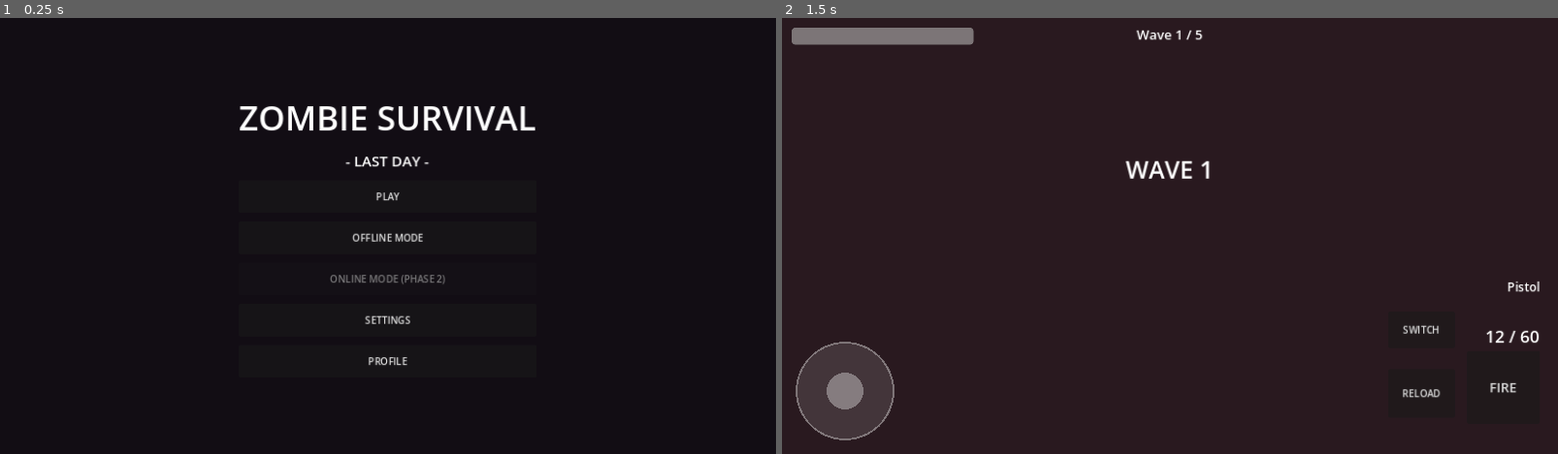
Above: before the commit, frames 1-2 (left to right).
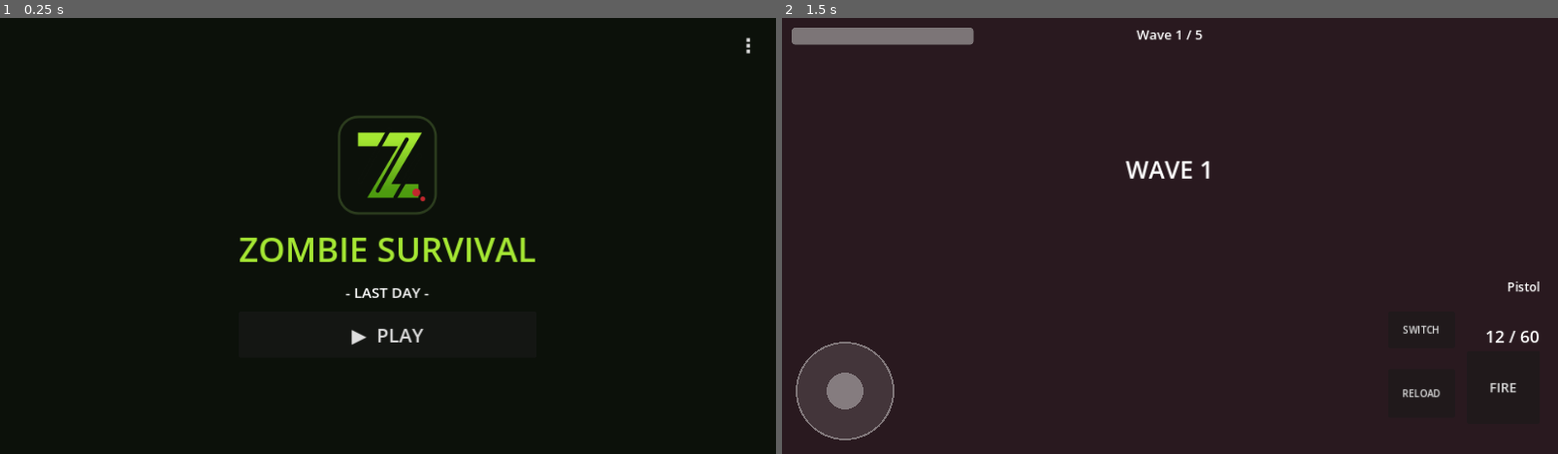
Above: after the commit, the same moments.

Repository: yousafj-dev/zombie-survival-game
Game: Godot game, scene res://scenes/main_menu.tscn
The game is run twice, just before and just after one commit, with the same random seed, the same clock (stepped at 60 frames per second) and the same inputs.
Inputs (mouse positions are in pixels of both pictures, inside the frame that each line leads up to):
- Up to frame 1 (0.25 s): no input
- Up to frame 2 (1.5 s): click (1526, 44) at 0.5 s, where only the run after the commit has a clickable "⋮"; click "OFFLINE MODE" (after the commit: "▶ PLAY") at 1.25 s

The runs differ from the first frame. In frame 1, 3.8% of the frame differs, in the area x 30-97%, y 4-80%; in frame 2, nothing differs.
Error after the commit: Invalid access to property or key 'pressed' on a base object of type 'null instance'. (res://scripts/main_menu.gd:21)

Commit message:
Menu: logo + big PLAY button; Settings/Profile/Online moved into top-right 3-dot menu

Diff:
--- a/scenes/main_menu.tscn
+++ b/scenes/main_menu.tscn
@@ -1,6 +1,7 @@
-[gd_scene load_steps=2 format=3]
+[gd_scene load_steps=3 format=3]
 
 [ext_resource type="Script" path="res://scripts/main_menu.gd" id="1"]
+[ext_resource type="Texture2D" path="res://icon.svg" id="2"]
 
 [node name="MainMenu" type="Control"]
 layout_mode = 3
@@ -18,7 +19,29 @@
 anchor_bottom = 1.0
 grow_horizontal = 2
 grow_vertical = 2
-color = Color(0.07, 0.05, 0.08, 1)
+color = Color(0.047, 0.067, 0.039, 1)
+
+[node name="OptionsMenu" type="MenuButton" parent="."]
+layout_mode = 1
+anchor_left = 1.0
+anchor_right = 1.0
+offset_left = -76.0
+offset_top = 16.0
+offset_right = -16.0
+offset_bottom = 76.0
+grow_horizontal = 0
+theme_override_font_sizes/font_size = 32
+text = "⋮"
+item_count = 4
+popup/item_0/text = "Offline Mode"
+popup/item_0/id = 0
+popup/item_1/text = "Settings"
+popup/item_1/id = 1
+popup/item_2/text = "Profile"
+popup/item_2/id = 2
+popup/item_3/text = "Online Mode (Phase 2)"
+popup/item_3/disabled = true
+popup/item_3/id = 3
 
 [node name="Center" type="CenterContainer" parent="."]
 layout_mode = 1
@@ -32,8 +55,17 @@
 layout_mode = 2
 theme_override_constants/separation = 14
 
+[node name="Logo" type="TextureRect" parent="Center/VBox"]
+custom_minimum_size = Vector2(170, 170)
+layout_mode = 2
+size_flags_horizontal = 4
+texture = ExtResource("2")
+expand_mode = 1
+stretch_mode = 5
+
 [node name="Title" type="Label" parent="Center/VBox"]
 layout_mode = 2
+theme_override_colors/font_color = Color(0.65, 0.91, 0.2, 1)
 theme_override_font_sizes/font_size = 56
 text = "ZOMBIE SURVIVAL"
 horizontal_alignment = 1
@@ -45,30 +77,10 @@
 horizontal_alignment = 1
 
 [node name="PlayButton" type="Button" parent="Center/VBox"]
-custom_minimum_size = Vector2(320, 54)
-layout_mode = 2
-text = "PLAY"
-
-[node name="OfflineButton" type="Button" parent="Center/VBox"]
-custom_minimum_size = Vector2(320, 54)
-layout_mode = 2
-text = "OFFLINE MODE"
-
-[node name="OnlineButton" type="Button" parent="Center/VBox"]
-custom_minimum_size = Vector2(320, 54)
-layout_mode = 2
-disabled = true
-text = "ONLINE MODE (PHASE 2)"
-
-[node name="SettingsButton" type="Button" parent="Center/VBox"]
-custom_minimum_size = Vector2(320, 54)
-layout_mode = 2
-text = "SETTINGS"
-
-[node name="ProfileButton" type="Button" parent="Center/VBox"]
-custom_minimum_size = Vector2(320, 54)
-layout_mode = 2
-text = "PROFILE"
+custom_minimum_size = Vector2(400, 76)
+layout_mode = 2
+theme_override_font_sizes/font_size = 32
+text = "▶  PLAY"
 
 [node name="SettingsOverlay" type="CenterContainer" parent="."]
 visible = false
